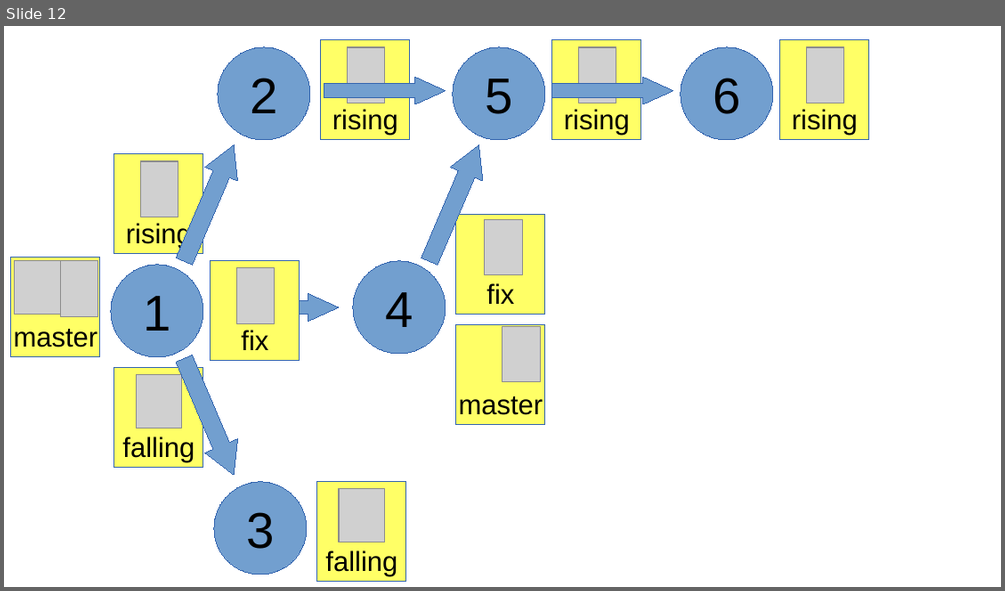
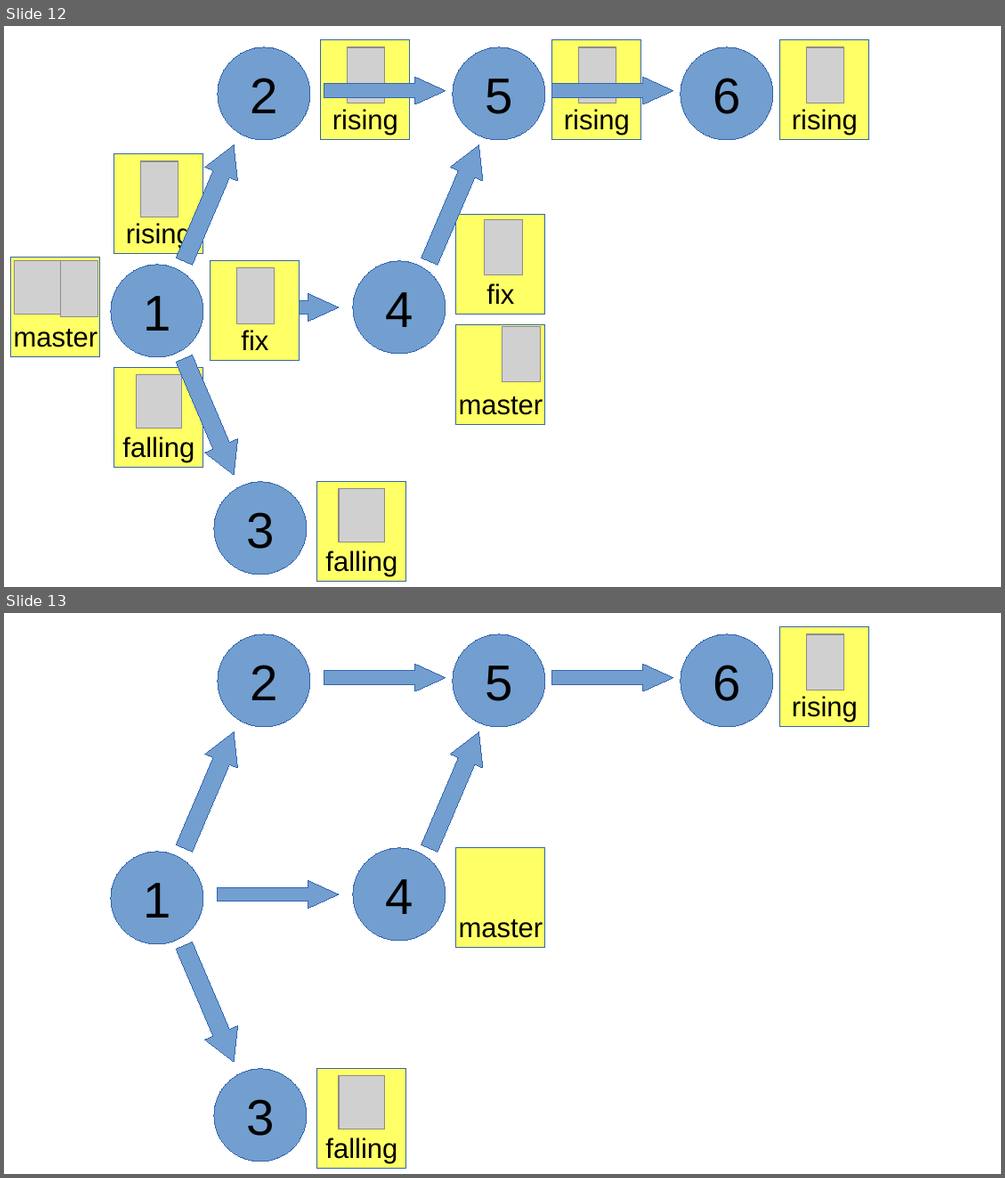
Before and after one commit to air-labs/VideoLectures, a slide deck: IntroductionToIndustialProgramming/git.odp. Shown one above the other, each under a label of ours: slide 12 before the commit, slides 12 and 13 after it. The pictures are 1005x591 and 1005x1178 pixels, drawn with LibreOffice and Linux fonts; fonts in the diff are those of the drawing; grey boxes stand for pictures; background and template pictures are left out. Boxes give left, top, right and bottom in pixels: in the first picture for what was removed or moved away, otherwise in the second. Text is boxed around its words. In the diff, an @@ line names an element or a change of style, - is before the commit and + after.

Commit message:
Добавил заготовку для презентации Rebase

```diff
--- a/IntroductionToIndustialProgramming/git.odp
+++ b/IntroductionToIndustialProgramming/git.odp
@@ slide 13 added at [4, 613, 1001, 1174], background picture (left out) @@
@@ ellipse added at [218, 634, 310, 727], fill #729FCF, outline #3465AF 0 pt, 40 pt, text #000000 @@
+2
@@ ellipse added at [453, 634, 545, 727], fill #729FCF, outline #3465AF 0 pt, 40 pt, text #000000 @@
+5
@@ ellipse added at [680, 634, 773, 727], fill #729FCF, outline #3465AF 0 pt, 40 pt, text #000000 @@
+6
@@ rectangle added at [780, 627, 869, 727], fill #FFFF66, outline #3465AF 0 pt, 22 pt, text #000000 @@
+rising
@@ picture added at [806, 634, 844, 690] @@
@@ right arrow added at [324, 664, 445, 690], fill #729FCF, outline #3465AF 0 pt @@
@@ right arrow added at [552, 664, 673, 690], fill #729FCF, outline #3465AF 0 pt @@
@@ right arrow added at [169, 724, 251, 855], fill #729FCF, outline #3465AF 0 pt @@
@@ right arrow added at [413, 724, 495, 855], fill #729FCF, outline #3465AF 0 pt @@
@@ ellipse added at [111, 852, 203, 944], fill #729FCF, outline #3465AF 0 pt, 40 pt, text #000000 @@
+1
@@ ellipse added at [353, 848, 445, 941], fill #729FCF, outline #3465AF 0 pt, 40 pt, text #000000 @@
+4
@@ rectangle added at [456, 848, 545, 948], fill #FFFF66, outline #3465AF 0 pt, 22 pt, text #000000 @@
+master
@@ right arrow added at [218, 881, 339, 908], fill #729FCF, outline #3465AF 0 pt @@
@@ right arrow added at [169, 938, 251, 1069], fill #729FCF, outline #3465AF 0 pt @@
@@ ellipse added at [214, 1069, 306, 1161], fill #729FCF, outline #3465AF 0 pt, 40 pt, text #000000 @@
+3
@@ rectangle added at [317, 1069, 405, 1168], fill #FFFF66, outline #3465AF 0 pt, 22 pt, text #000000 @@
+falling
@@ picture added at [339, 1076, 385, 1129] @@
```
